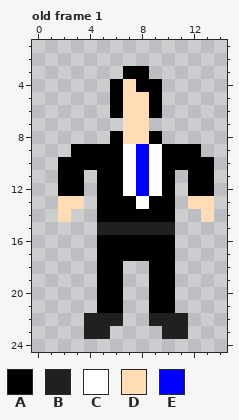
Two versions of one pixel-art file, assets/img/delegate_front.ase. Above, as it was before the edit.
16x32 pixels, 12 frames. Colours within 5 levels of each other are drawn and written as one. Shown: old frame 1: x 0..14, y 1..24.
Palette (. is transparent): A #000000  B #202020  C #ffffff  D #ffdbb6  E #0000ff
Pixels before, old frame 1, first column x 2:
 3 .....AA.....
 4 ....ADAA....
 5 ....ADDA....
 6 ....ADDA....
 7 .....DD.....
 8 ....ADDA....
 9 .AAAACECAAA.
10 AAAAACECAAAA
11 AA.AACECA.AA
12 AA.AACECA.AA
13 DD.AAACAA.DD
14 D..AAAAAA..D
15 ...BBBBBB...
16 ...AAAAAA...
17 ...AAAAAA...
18 ...AA..AA...
19 ...AA..AA...
20 ...AA..AA...
21 ...AA..AA...
22 ..BBB..BBB..
23 ..BB....BB..
Once edited:
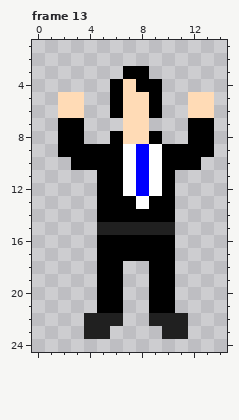
A new or re-ordered frame is compared with the old frame closest to it.
Message: Delegate movement implemented.
From old to new:
frames 12 -> 13
Changed rows in their new state; - is an unchanged pixel.
Frame 13 is new; against old frame 1:
first column x 2:
 5 DD--------DD
 6 DD--------DD
 7 AA--------AA
 8 AA--------AA
 9 A----------A
10 .----------.
11 ..--------..
12 ..--------..
13 ..--------..
14 .----------.
Changed places in both pictures, as pixel boxes (x1, y1, x2, y2):
changed: (58, 92, 84, 222)
changed: (188, 92, 214, 222)
